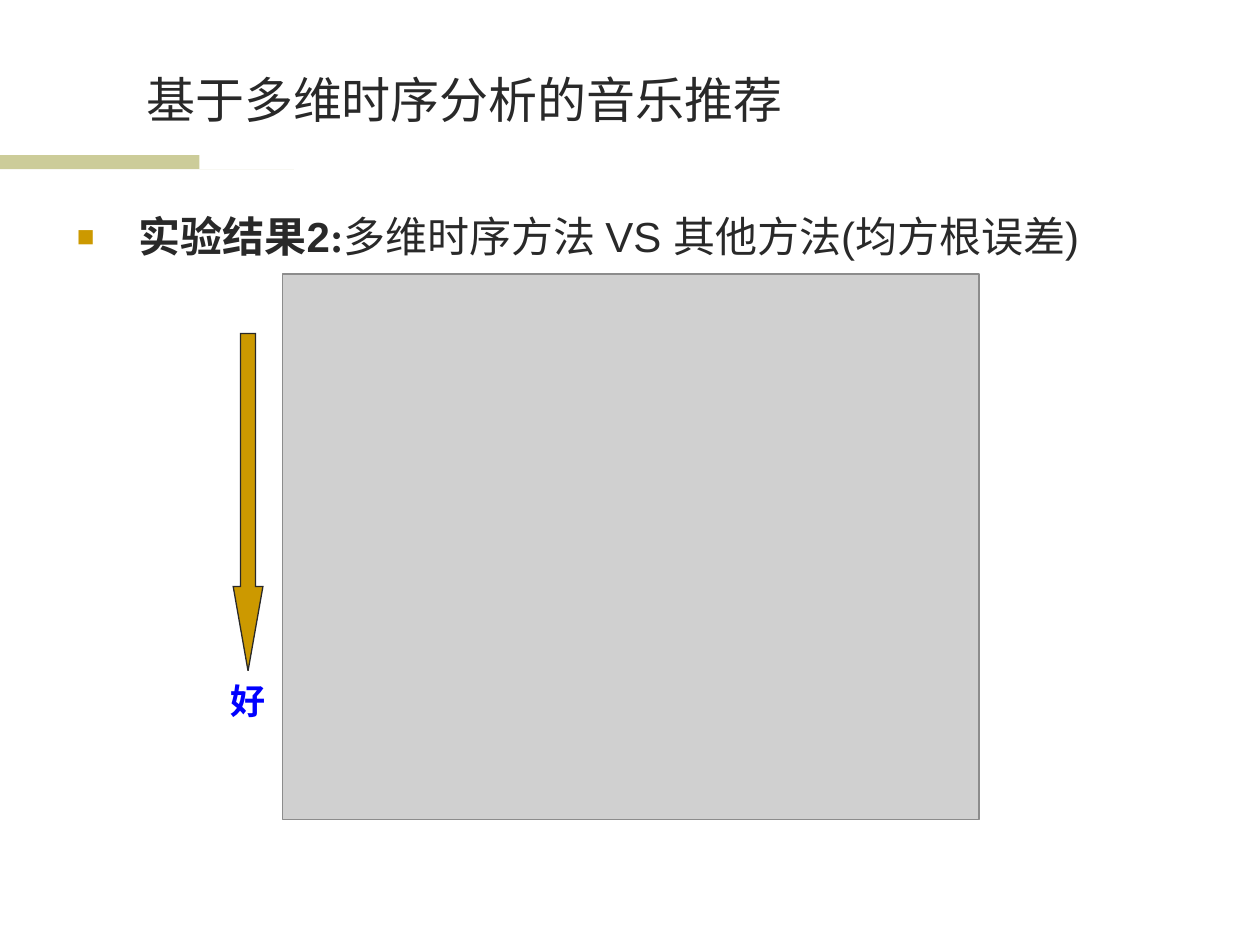
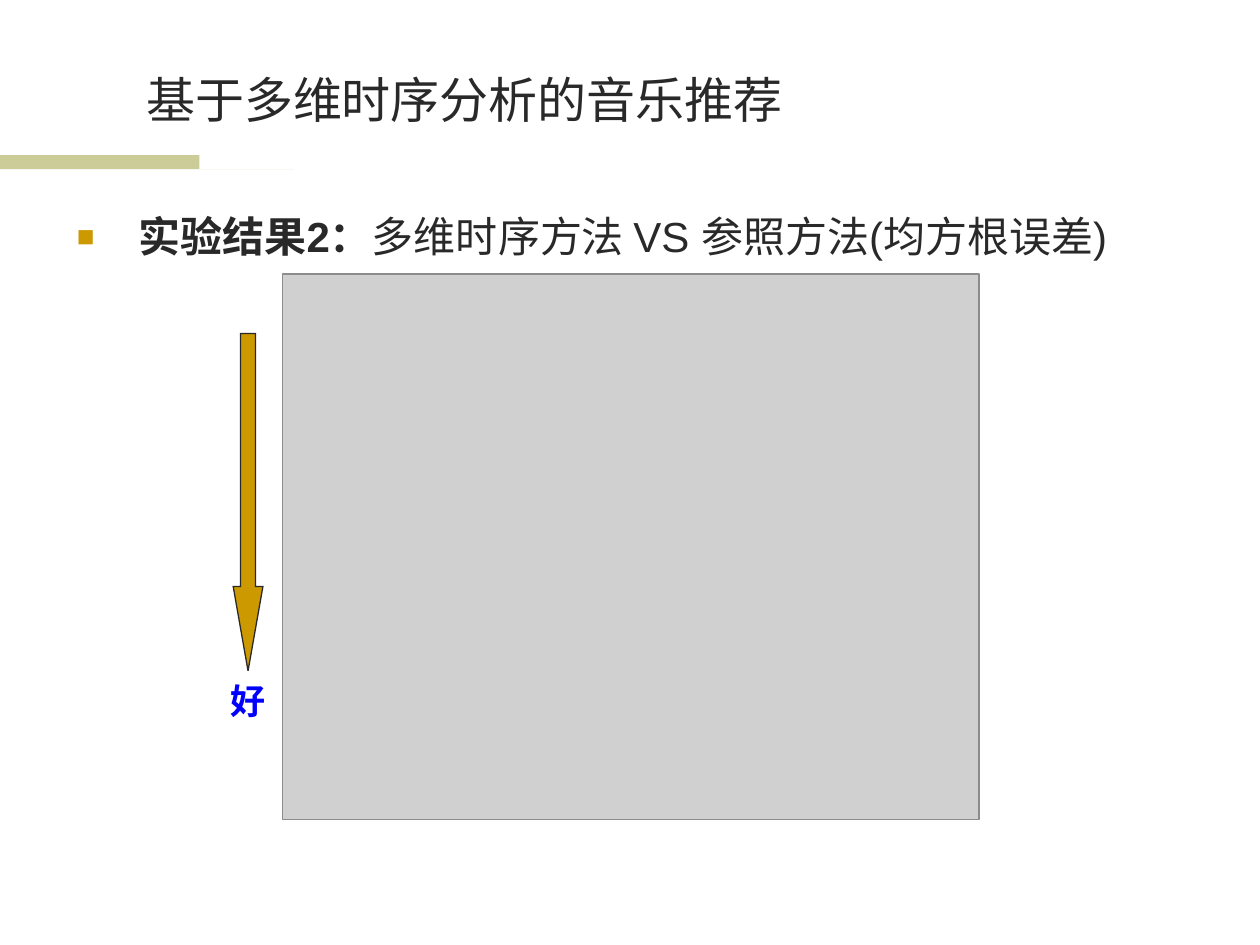
Before and after one commit to wwssttt/NJUThesis, a slide deck: slide 14 of ppt/一种基于时间序列分析的个性化音乐推荐系统及其实现.ppt. Drawn at 1260x945 pixels with LibreOffice and Linux fonts; fonts in the diff are those of the drawing; grey boxes stand for pictures; background and template pictures are left out. Boxes give left, top, right and bottom in pixels: in the first picture for what was removed or moved away, otherwise in the second. Text is boxed around its words. In the diff, an @@ line names an element or a change of style, - is before the commit and + after.

```diff
--- a/ppt/一种基于时间序列分析的个性化音乐推荐系统及其实现.ppt
+++ b/ppt/一种基于时间序列分析的个性化音乐推荐系统及其实现.ppt
@@ text at (139,216,1107,261): text changed @@
-■ 实验结果2:多维时序方法 VS 其他方法(均方根误差)
+■ 实验结果2：多维时序方法 VS 参照方法(均方根误差)
```
Also in this commit, not shown: 12 other slides changed.
